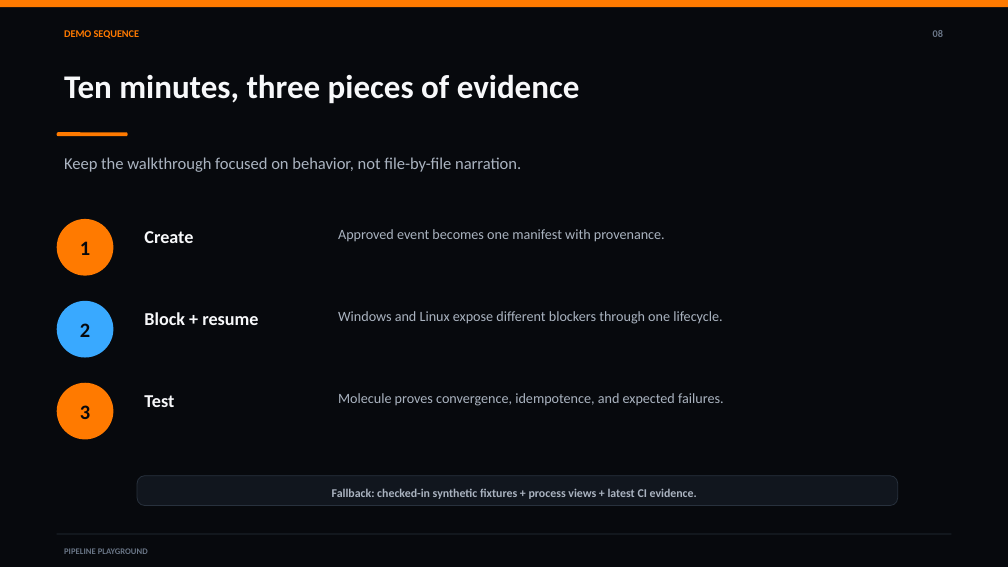
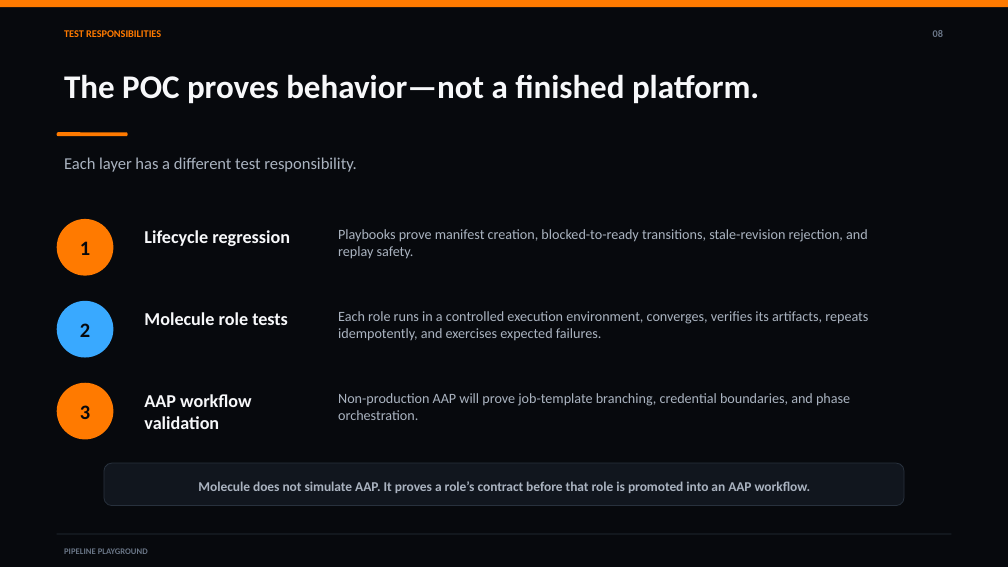
Before and after one commit to KhalilGibrotha/pipeline-playground, a slide deck: slide 8 of outputs/pipeline-playground-engineering-demo.pptx. Drawn at 1008x567 pixels with LibreOffice and Linux fonts; fonts in the diff are those of the drawing. Boxes give left, top, right and bottom in pixels: in the first picture for what was removed or moved away, otherwise in the second. Text is boxed around its words. In the diff, an @@ line names an element or a change of style, - is before the commit and + after.

Commit message:
Clarify engineering tests and leadership recommendation

```diff
--- a/outputs/pipeline-playground-engineering-demo.pptx
+++ b/outputs/pipeline-playground-engineering-demo.pptx
@@ text at bbox=[64, 30, 161, 37]: text changed @@
-DEMO SEQUENCE
+TEST RESPONSIBILITIES
@@ text at bbox=[64, 74, 759, 104]: text changed @@
-Ten minutes, three pieces of evidence
+The POC proves behavior—not a finished platform.
@@ text at bbox=[64, 157, 357, 172]: text changed @@
-Keep the walkthrough focused on behavior, not file-by-file narration.
+Each layer has a different test responsibility.
@@ text at bbox=[144, 230, 290, 246]: text changed @@
-Create
+Lifecycle regression
@@ text at bbox=[338, 229, 868, 259]: text changed @@
-Approved event becomes one manifest with provenance.
+Playbooks prove manifest creation, blocked-to-ready transitions, stale-revision rejection, and replay safety.
@@ text at bbox=[144, 312, 288, 325]: text changed @@
-Block + resume
+Molecule role tests
@@ text at bbox=[338, 311, 868, 341]: text changed @@
-Windows and Linux expose different blockers through one lifecycle.
+Each role runs in a controlled execution environment, converges, verifies its artifacts, repeats idempotently, and exercises expected failures.
@@ text at bbox=[144, 394, 252, 429]: text changed @@
-Test
+AAP workflow validation
@@ text at bbox=[338, 393, 850, 420]: text changed @@
-Molecule proves convergence, idempotence, and expected failures.
+Non-production AAP will prove job-template branching, credential boundaries, and phase orchestration.
@@ rounded rectangle: place and size @@
-rounded rectangle at bbox=[137, 476, 898, 506]
+rounded rectangle at bbox=[104, 463, 904, 505]
@@ rounded rectangle at bbox=[104, 463, 904, 505]: proportions changed @@
@@ text at bbox=[198, 481, 811, 493]: text changed; size 11.2 to 12.8 pt @@
-Fallback: checked-in synthetic fixtures + process views + latest CI evidence.
+Molecule does not simulate AAP. It proves a role’s contract before that role is promoted into an AAP workflow.
```
Also in this commit, not shown: 3 other files.
